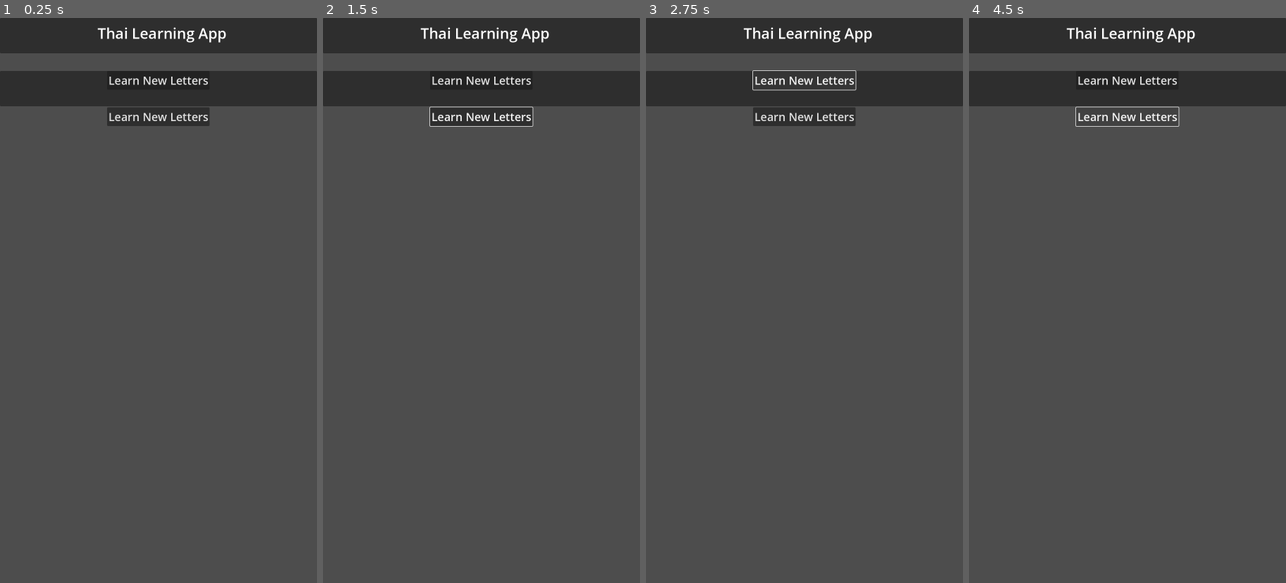
Above: before the commit, frames 1-4 (left to right).
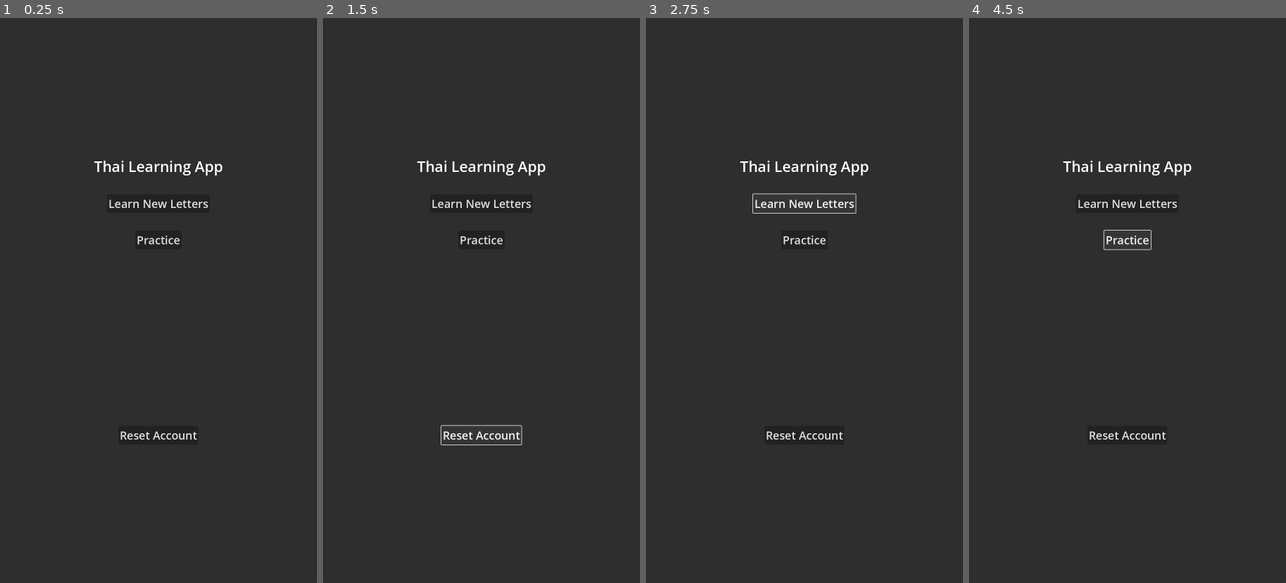
Above: after the commit, the same moments.

Repository: LiamRICE/ThaiLearningApp
Game: Godot game, scene res://scenes/main.tscn
The game is run twice, just before and just after one commit, with the same random seed, the same clock (stepped at 60 frames per second) and the same inputs.
Inputs (mouse positions are in pixels of both pictures, inside the frame that each line leads up to):
- Up to frame 1 (0.25 s): no input
- Up to frame 2 (1.5 s): click "Learn New Letters" (after the commit: "Practice") at 0.5 s; click (481, 436) at 1.25 s, where only the run after the commit has a clickable "Reset Account"
- Up to frame 3 (2.75 s): click "Learn New Letters" at 2 s
- Up to frame 4 (4.5 s): click "Learn New Letters" at 2.75 s; click "Learn New Letters" at 3.5 s; click "Learn New Letters" (after the commit: "Practice") at 4.25 s

The runs differ from the first frame. In frame 1, 87% of the frame differs, in the area x 0-100%, y 1-100%; in frame 2, 86%; in frame 3, 86%; in frame 4, 87%.
Error after the commit: Parse Error: Identifier "InitialiseData" not declared in the current scope. (res://scripts/main.gd:7)

Commit message:
Basic app structure created

Diff:
--- /dev/null
+++ b/assets/base_theme.tres
@@ -0,0 +1,5 @@
+[gd_resource type="Theme" format=3 uid="uid://dfmm2yx4nxcfu"]
+
+[resource]
+default_base_scale = 2.0
+default_font_size = 24
--- /dev/null
+++ b/scenes/learn_screen.tscn
@@ -0,0 +1,6 @@
+[gd_scene load_steps=2 format=3 uid="uid://bbjtb7m85ur8"]
+
+[ext_resource type="Script" path="res://scripts/learn_screen.gd" id="1_f4l3h"]
+
+[node name="LearnScreen" type="CanvasLayer"]
+script = ExtResource("1_f4l3h")
--- a/scenes/main.tscn
+++ b/scenes/main.tscn
@@ -1,9 +1,21 @@
-[gd_scene load_steps=3 format=3 uid="uid://brwadq4hdeq03"]
+[gd_scene load_steps=5 format=3 uid="uid://brwadq4hdeq03"]
 
 [ext_resource type="Script" path="res://scripts/main.gd" id="1_wjjd6"]
 [ext_resource type="PackedScene" uid="uid://deou67qane2fy" path="res://scenes/screens.tscn" id="2_0wji4"]
+[ext_resource type="PackedScene" uid="uid://bbjtb7m85ur8" path="res://scenes/learn_screen.tscn" id="3_ehpae"]
+[ext_resource type="PackedScene" uid="uid://diifuvv4b74ip" path="res://scenes/practice_screen.tscn" id="4_q7awb"]
 
 [node name="Main" type="Node"]
 script = ExtResource("1_wjjd6")
 
 [node name="Screens" parent="." instance=ExtResource("2_0wji4")]
+
+[node name="LearnScreen" parent="." instance=ExtResource("3_ehpae")]
+visible = false
+
+[node name="PracticeScreen" parent="." instance=ExtResource("4_q7awb")]
+visible = false
+
+[connection signal="_learn_button_pressed" from="Screens" to="." method="_on_screens__learn_button_pressed"]
+[connection signal="_practice_button_pressed" from="Screens" to="." method="_on_screens__practice_button_pressed"]
+[connection signal="_reset_button_pressed" from="Screens" to="." method="_on_screens__reset_button_pressed"]
--- /dev/null
+++ b/scenes/practice_screen.tscn
@@ -0,0 +1,6 @@
+[gd_scene load_steps=2 format=3 uid="uid://diifuvv4b74ip"]
+
+[ext_resource type="Script" path="res://scripts/practice_screen.gd" id="1_dedy7"]
+
+[node name="PracticeScreen" type="CanvasLayer"]
+script = ExtResource("1_dedy7")
--- a/scenes/screens.tscn
+++ b/scenes/screens.tscn
@@ -1,12 +1,13 @@
-[gd_scene load_steps=3 format=3 uid="uid://deou67qane2fy"]
+[gd_scene load_steps=4 format=3 uid="uid://deou67qane2fy"]
 
 [ext_resource type="Script" path="res://scripts/screens.gd" id="1_qgnxt"]
+[ext_resource type="Theme" uid="uid://dfmm2yx4nxcfu" path="res://assets/base_theme.tres" id="2_dlbia"]
 [ext_resource type="Theme" uid="uid://cjttb3bjbb1c5" path="res://assets/main_theme.tres" id="2_mtu2n"]
 
 [node name="Screens" type="CanvasLayer"]
 script = ExtResource("1_qgnxt")
 
-[node name="VBoxContainer" type="VBoxContainer" parent="."]
+[node name="ContentPanel" type="Panel" parent="."]
 anchors_preset = 15
 anchor_right = 1.0
 anchor_bottom = 1.0
@@ -14,50 +15,55 @@
 grow_vertical = 2
 size_flags_horizontal = 4
 size_flags_vertical = 4
-theme_override_constants/separation = 50
+theme = ExtResource("2_dlbia")
 
-[node name="TitlePanel" type="Panel" parent="VBoxContainer"]
-custom_minimum_size = Vector2(0, 100)
+[node name="MarginContainer" type="MarginContainer" parent="ContentPanel"]
+layout_mode = 1
+anchors_preset = 15
+anchor_right = 1.0
+anchor_bottom = 1.0
+grow_horizontal = 2
+grow_vertical = 2
+
+[node name="MainContainer" type="VBoxContainer" parent="ContentPanel/MarginContainer"]
 layout_mode = 2
+theme_override_constants/separation = 500
+alignment = 1
 
-[node name="Title" type="Label" parent="VBoxContainer/TitlePanel"]
-layout_mode = 1
-anchors_preset = 5
-anchor_left = 0.5
-anchor_right = 0.5
-offset_left = -173.0
-offset_top = 14.0
-offset_right = 194.0
-offset_bottom = 72.0
-grow_horizontal = 2
-size_flags_horizontal = 4
-theme_override_font_sizes/font_size = 42
-text = "Thai Learning App"
-
-[node name="ContentPanel" type="Panel" parent="VBoxContainer"]
-custom_minimum_size = Vector2(0, 100)
+[node name="PrimaryContainer" type="VBoxContainer" parent="ContentPanel/MarginContainer/MainContainer"]
 layout_mode = 2
-
-[node name="VBoxContainer" type="VBoxContainer" parent="VBoxContainer/ContentPanel"]
-layout_mode = 1
-anchors_preset = 10
-anchor_right = 1.0
-offset_bottom = 156.0
-grow_horizontal = 2
 size_flags_horizontal = 4
 size_flags_vertical = 4
 theme_override_constants/separation = 50
 
-[node name="LearnButton" type="Button" parent="VBoxContainer/ContentPanel/VBoxContainer"]
+[node name="Title" type="Label" parent="ContentPanel/MarginContainer/MainContainer/PrimaryContainer"]
+layout_mode = 2
+size_flags_horizontal = 4
+size_flags_vertical = 0
+theme_override_font_sizes/font_size = 42
+text = "Thai Learning App"
+
+[node name="LearnButton" type="Button" parent="ContentPanel/MarginContainer/MainContainer/PrimaryContainer"]
 layout_mode = 2
 size_flags_horizontal = 4
 size_flags_vertical = 4
 theme = ExtResource("2_mtu2n")
 text = "Learn New Letters"
 
-[node name="PracticeButton" type="Button" parent="VBoxContainer/ContentPanel/VBoxContainer"]
+[node name="PracticeButton" type="Button" parent="ContentPanel/MarginContainer/MainContainer/PrimaryContainer"]
 layout_mode = 2
 size_flags_horizontal = 4
 size_flags_vertical = 4
 theme = ExtResource("2_mtu2n")
-text = "Learn New Letters"
+text = "Practice"
+
+[node name="ResetAccountButton" type="Button" parent="ContentPanel/MarginContainer/MainContainer"]
+layout_mode = 2
+size_flags_horizontal = 4
+size_flags_vertical = 4
+theme = ExtResource("2_mtu2n")
+text = "Reset Account"
+
+[connection signal="pressed" from="ContentPanel/MarginContainer/MainContainer/PrimaryContainer/LearnButton" to="." method="_on_learn_button_pressed"]
+[connection signal="pressed" from="ContentPanel/MarginContainer/MainContainer/PrimaryContainer/PracticeButton" to="." method="_on_practice_button_pressed"]
+[connection signal="pressed" from="ContentPanel/MarginContainer/MainContainer/ResetAccountButton" to="." method="_on_reset_account_button_pressed"]
--- /dev/null
+++ b/scripts/learn_screen.gd
@@ -0,0 +1,3 @@
+extends CanvasLayer
+
+var data:DataResource
--- a/scripts/main.gd
+++ b/scripts/main.gd
@@ -1,11 +1,53 @@
 extends Node
 
+@onready var title_screen:CanvasLayer = $Screens
+@onready var learn_screen:CanvasLayer = $LearnScreen
+@onready var practice_screen:CanvasLayer = $PracticeScreen
+
+var initialiser = InitialiseData.new()
+var data_resource:DataResource
 
 # Called when the node enters the scene tree for the first time.
 func _ready():
-	pass # Replace with function body.
+	data_resource = initialiser.initialise()
+	print(data_resource)
 
 
 # Called every frame. 'delta' is the elapsed time since the previous frame.
 func _process(delta):
 	pass
+
+
+func update_screen(screen:CanvasLayer, visible:bool):
+	if visible:
+		screen.show()
+	else:
+		screen.hide()
+
+
+func _on_screens__learn_button_pressed():
+	# hide title screen
+	update_screen(title_screen, false)
+	# set data
+	learn_screen.data = data_resource
+	# show learn new screen
+	update_screen(learn_screen, true)
+	print("Learn...")
+
+
+func _on_screens__practice_button_pressed():
+	# hide title screen
+	update_screen(title_screen, false)
+	# set data
+	practice_screen.data = data_resource
+	# show practice screen
+	update_screen(practice_screen, true)
+	print("Practice...")
+
+
+func _on_screens__reset_button_pressed():
+	# delete the save data
+	print("Deleting data...")
+	initialiser.delete_save_data()
+	print("Generating new data...")
+	data_resource = initialiser.initialise()
--- /dev/null
+++ b/scripts/practice_screen.gd
@@ -0,0 +1,3 @@
+extends CanvasLayer
+
+var data:DataResource
--- a/scripts/screens.gd
+++ b/scripts/screens.gd
@@ -1,11 +1,23 @@
 extends CanvasLayer
 
+@onready var learn_button = $ContentPanel/MarginContainer/MainContainer/PrimaryContainer/LearnButton
+@onready var practice_button = $ContentPanel/MarginContainer/MainContainer/PrimaryContainer/PracticeButton
+@onready var reset_account_button = $ContentPanel/MarginContainer/MainContainer/ResetAccountButton
 
-# Called when the node enters the scene tree for the first time.
-func _ready():
-	pass # Replace with function body.
+signal _learn_button_pressed
+signal _practice_button_pressed
+signal _reset_button_pressed
+
+func _on_learn_button_pressed():
+	# go to learn screen
+	_learn_button_pressed.emit()
 
 
-# Called every frame. 'delta' is the elapsed time since the previous frame.
-func _process(delta):
-	pass
+func _on_practice_button_pressed():
+	# go to practice screen
+	_practice_button_pressed.emit()
+
+
+func _on_reset_account_button_pressed():
+	# delete save file
+	_reset_button_pressed.emit()
